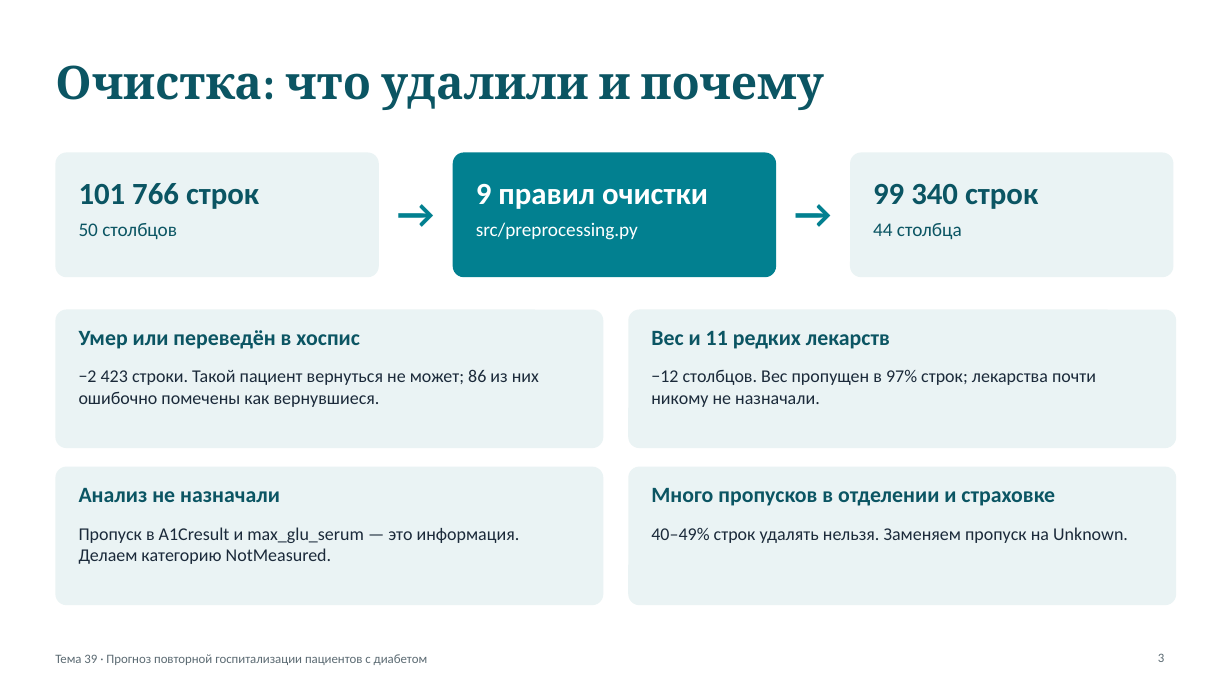
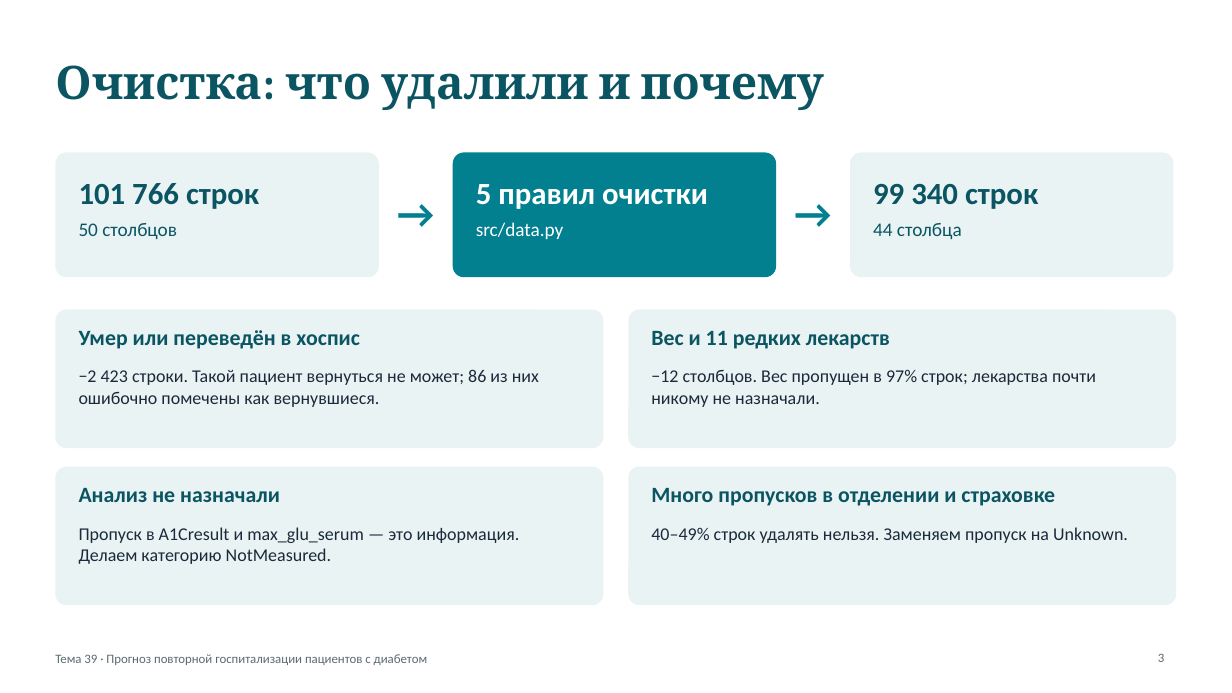
Before and after one commit to Kaiyrbek-data/-, a slide deck: slide 3 of docs/presentation.pptx. Drawn at 1232x693 pixels with LibreOffice and Linux fonts; fonts in the diff are those of the drawing. Boxes give left, top, right and bottom in pixels: in the first picture for what was removed or moved away, otherwise in the second. Text is boxed around its words. In the diff, an @@ line names an element or a change of style, - is before the commit and + after.

```diff
--- a/docs/presentation.pptx
+++ b/docs/presentation.pptx
@@ text at (476, 184, 708, 209): text changed @@
-9 правил очистки
+5 правил очистки
@@ text at (476, 222, 564, 239): text changed @@
-src/preprocessing.py
+src/data.py
```
Also in this commit, not shown: 5 other slides changed, 1 slide added, 1 other file.
